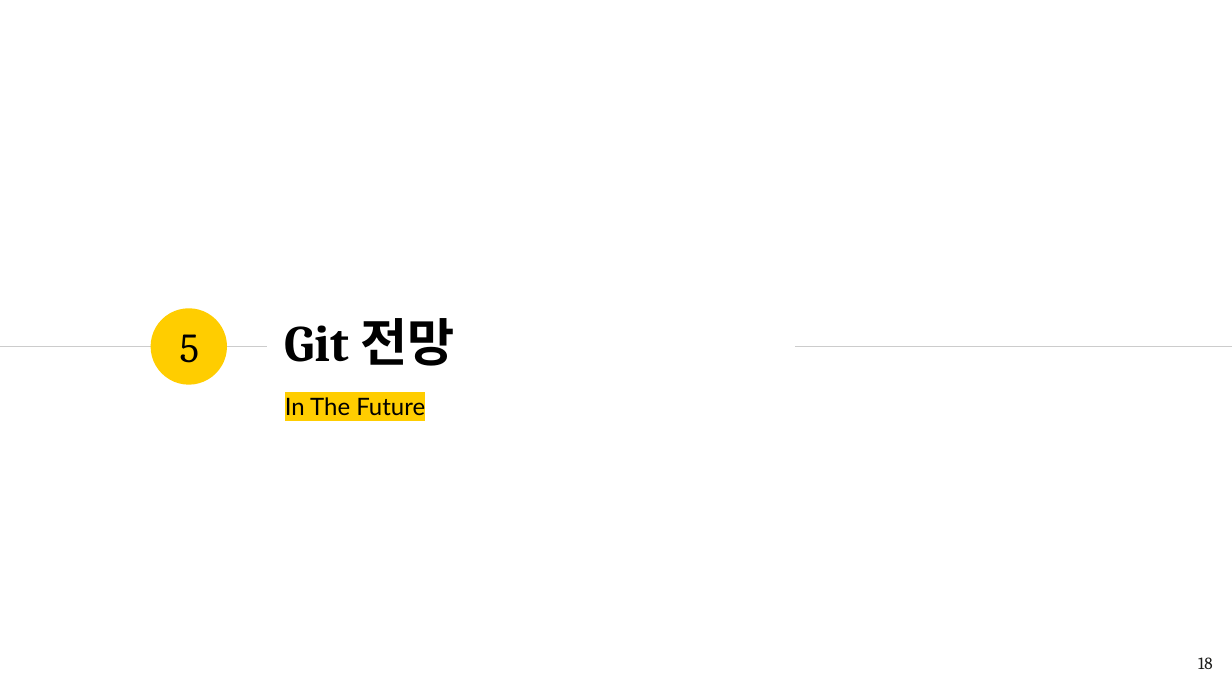
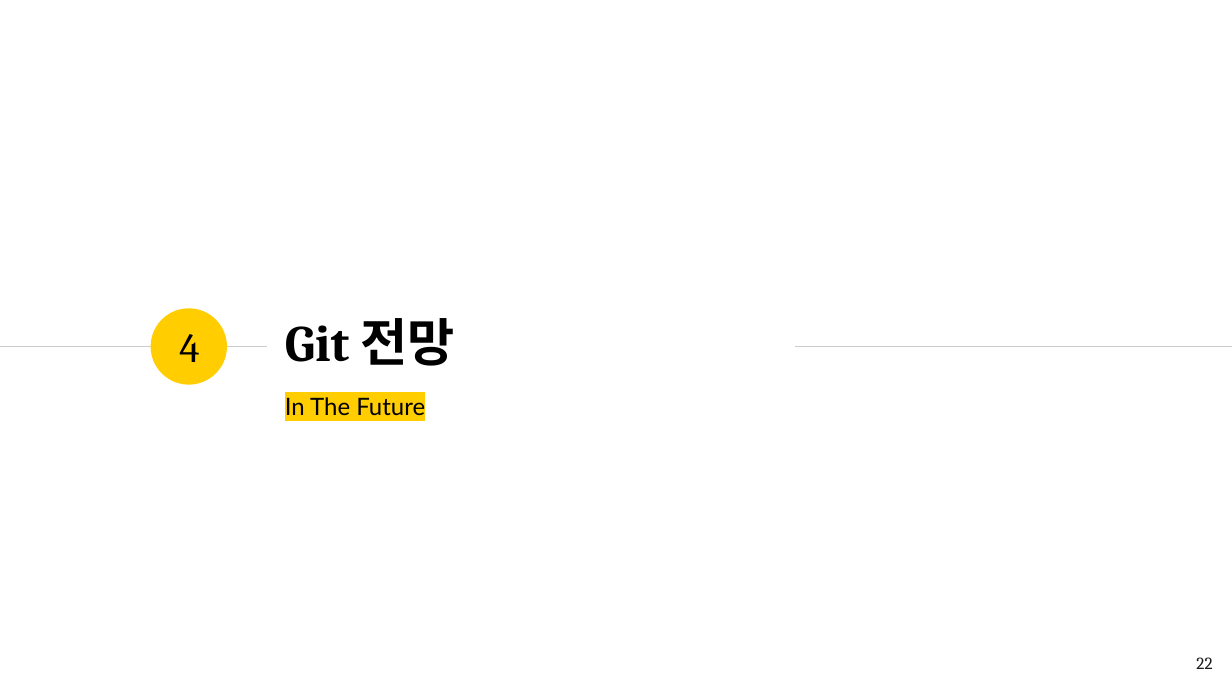
Before and after one commit to romiii37/CampusSeven, a slide deck: slide 22 of Git.pptx (slide 18 before the commit). Drawn at 1232x693 pixels with LibreOffice and Linux fonts; fonts in the diff are those of the drawing. Boxes give left, top, right and bottom in pixels: in the first picture for what was removed or moved away, otherwise in the second. Text is boxed around its words. In the diff, an @@ line names an element or a change of style, - is before the commit and + after.

```diff
--- a/Git.pptx
+++ b/Git.pptx
@@ text at (179, 334, 199, 362): text changed @@
-5
+4
@@ page number at (1196, 657, 1212, 669): text changed @@
-18
+22
```
Also in this commit, not shown: 6 other slides changed, 10 slides added, 35 slides removed.
